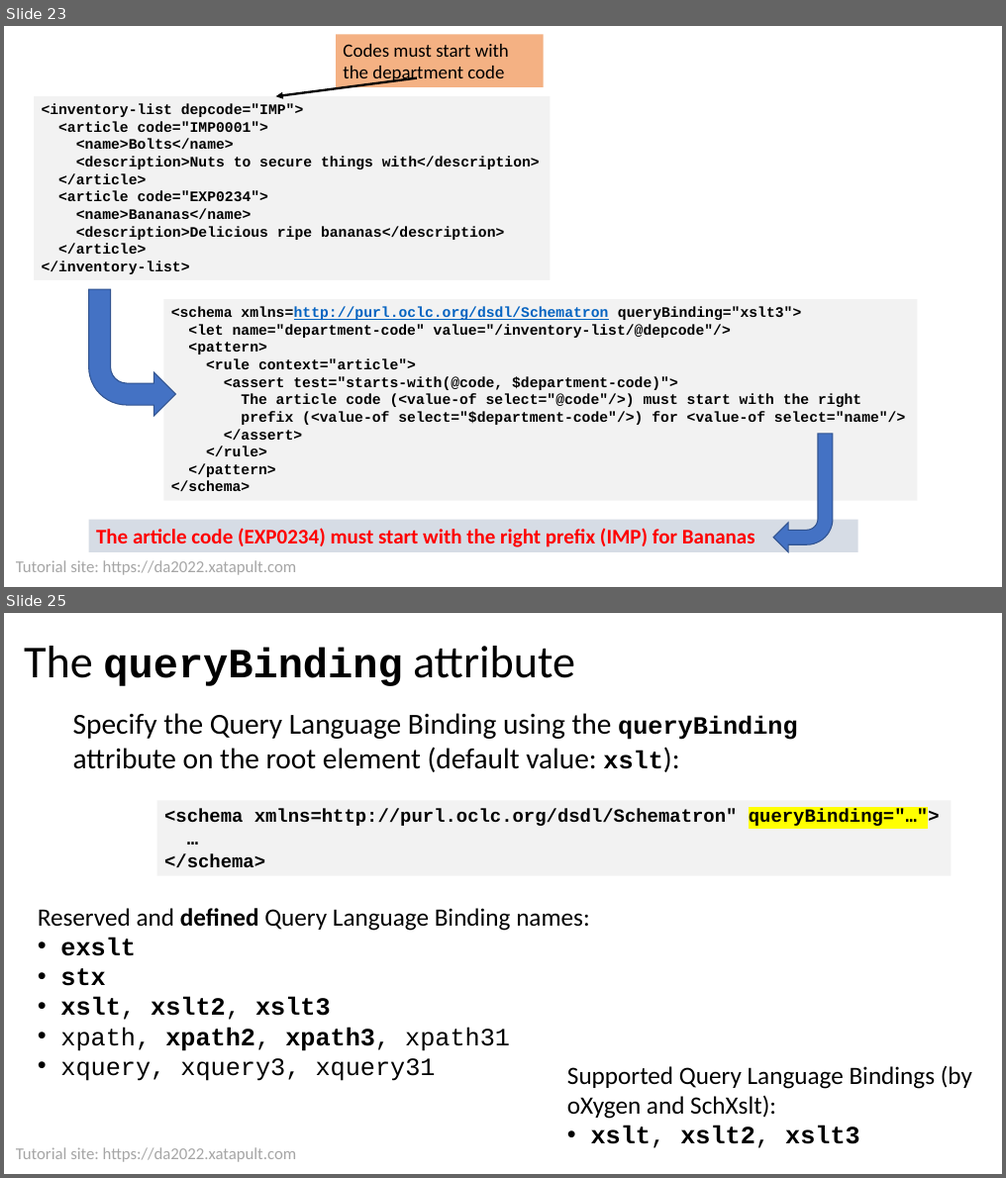
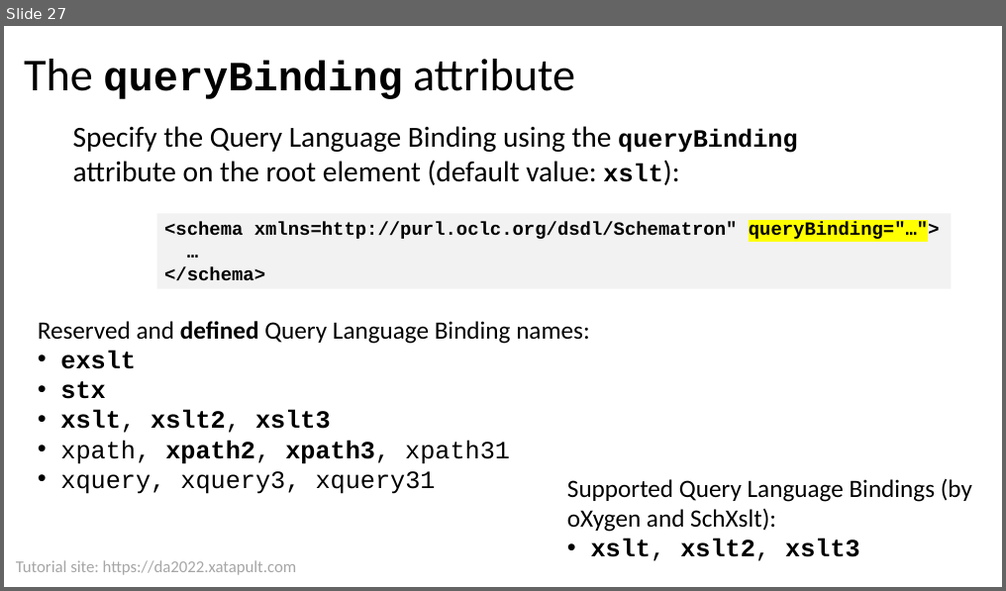
Before and after one commit to xatapult/da-2022-schematron, a slide deck: presentation/Schematron Tutorial DA 2022.pptx. Shown one above the other, each under a label of ours: slides 23 and 25 before the commit, slide 27 after it; the slides between them are not shown. The pictures are 1006x1178 and 1006x591 pixels, drawn with LibreOffice and Linux fonts; fonts in the diff are those of the drawing; background and template pictures are left out. Boxes give left, top, right and bottom in pixels: in the first picture for what was removed or moved away, otherwise in the second. Text is boxed around its words. In the diff, an @@ line names an element or a change of style, - is before the commit and + after.

```diff
--- a/presentation/Schematron Tutorial DA 2022.pptx
+++ b/presentation/Schematron Tutorial DA 2022.pptx
@@ slide 23 removed at [4, 26, 1002, 587], background #FFFFFF; not listed: 1 template element that a slide beside it also shows @@
@@ rectangle removed at [336, 34, 543, 87] @@
-Codes must start with the department code
@@ arrow removed from (417, 78) to (275, 96) @@
@@ rectangle removed at [34, 96, 550, 280] @@
-<inventory-list depcode="IMP">
-<article code="IMP0001">
-<name>Bolts</name>
-<description>Nuts to secure things with</description>
-</article>
-<article code="EXP0234">
-<name>Bananas</name>
-<description>Delicious ripe bananas</description>
-</article>
-</inventory-list>
@@ bent arrow removed at [88, 289, 175, 416] @@
@@ rectangle removed at [163, 299, 918, 500] @@
-<schema xmlns=http://purl.oclc.org/dsdl/Schematron queryBinding="xslt3">
-<let name="department-code" value="/inventory-list/@depcode"/>
-<pattern>
-<rule context="article">
-<assert test="starts-with(@code, $department-code)">
-The article code (<value-of select="@code"/>) must start with the right
-prefix (<value-of select="$department-code"/>) for <value-of select="name"/>
-</assert>
-</rule>
-</pattern>
-</schema>
@@ bent arrow removed at [773, 434, 833, 553] @@
@@ rectangle removed at [88, 520, 858, 553] @@
-The article code (EXP0234) must start with the right prefix (IMP) for Bananas
@@ what was slide 25 is now slide 27 @@
```
Also in this commit, not shown: 7 slides changed, 6 slides added, 4 other slides removed, 27 other files.
